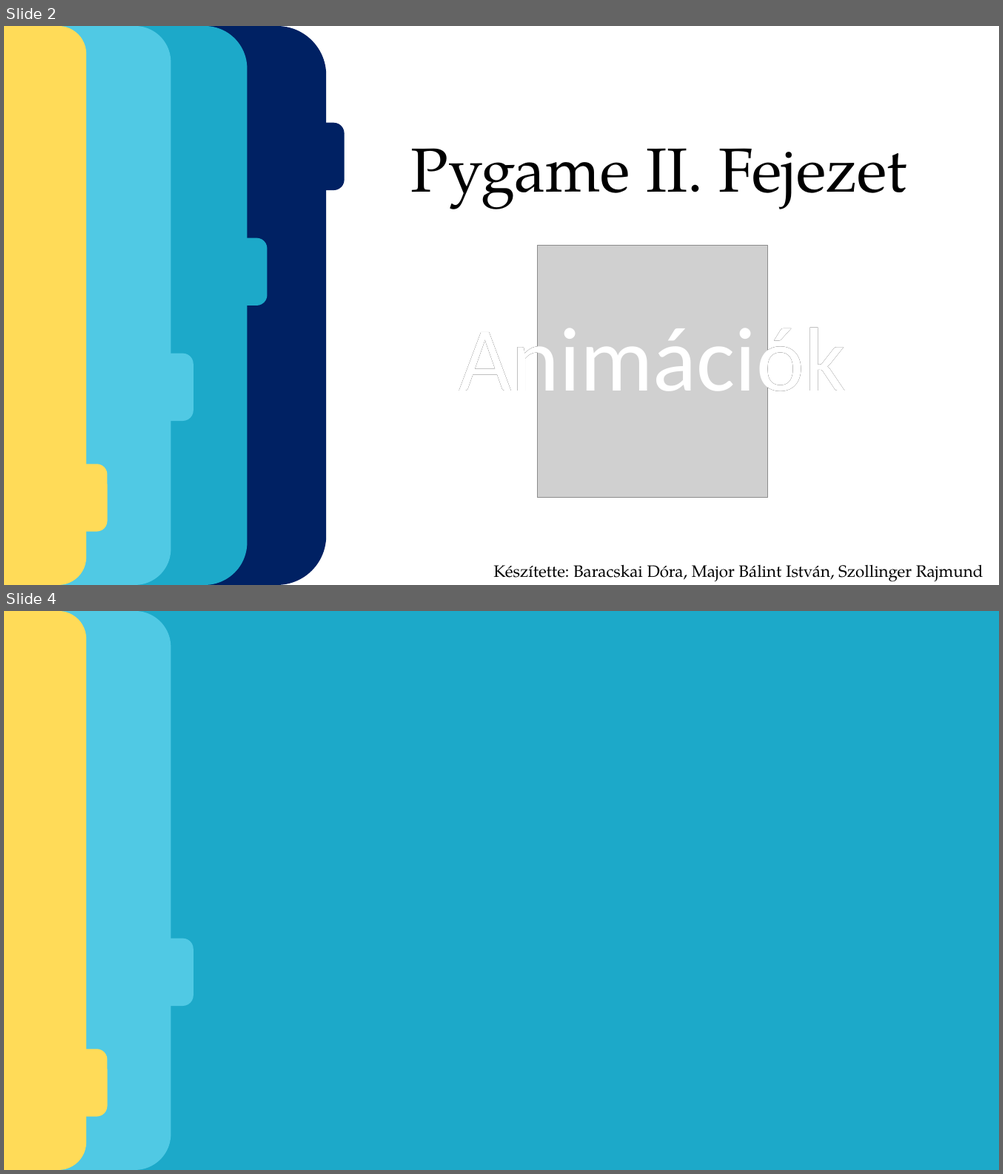
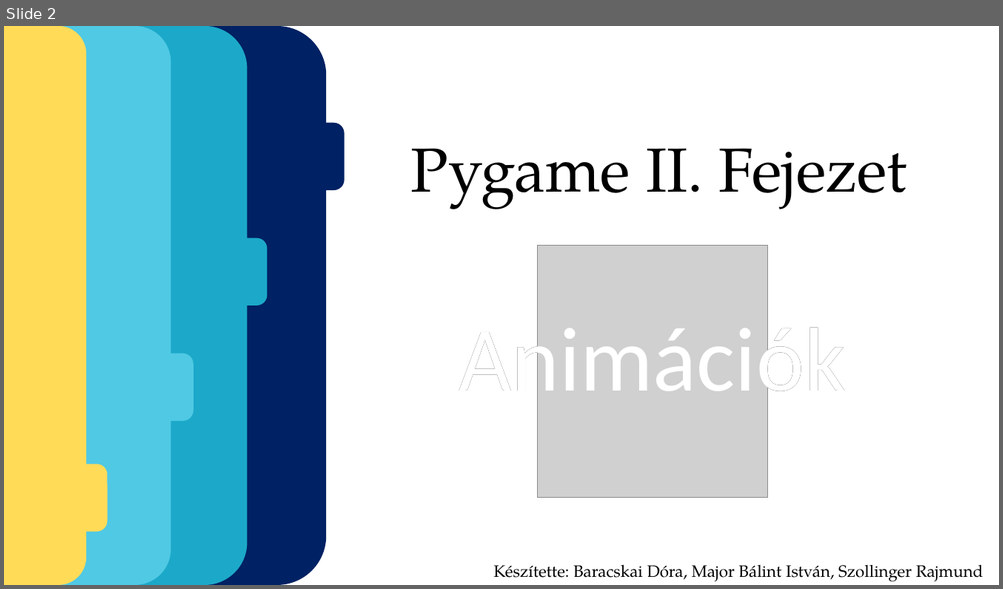
Before and after one commit to majorbalintistvan/pygame_html-ppt, a slide deck: powerpoint.pptx. Shown one above the other, each under a label of ours: slides 2 and 4 before the commit, slide 2 after it; the slides between them are not shown. The pictures are 1003x1174 and 1003x589 pixels, drawn with LibreOffice and Linux fonts; fonts in the diff are those of the drawing; grey boxes stand for pictures; background and template pictures are left out. Boxes give left, top, right and bottom in pixels: in the first picture for what was removed or moved away, otherwise in the second. Text is boxed around its words. In the diff, an @@ line names an element or a change of style, - is before the commit and + after.

```diff
--- a/powerpoint.pptx
+++ b/powerpoint.pptx
@@ slide 4 removed at (4,611,999,1170), background #FFFFFF @@
@@ rounded rectangle removed at (4,611,999,1170) @@
@@ rounded rectangle removed at (4,611,171,1170) @@
@@ rounded rectangle removed at (4,611,86,1170) @@
@@ rounded rectangle removed at (31,611,999,1170) @@
@@ rounded rectangle removed at (928,708,999,776) @@
@@ rounded rectangle removed at (913,823,999,891) @@
@@ rounded rectangle removed at (130,939,193,1006) @@
@@ rounded rectangle removed at (43,1050,107,1118) @@
```
Also in this commit, not shown: 3 slides changed, 5 slides added, 4 other slides removed, 1 other file.
